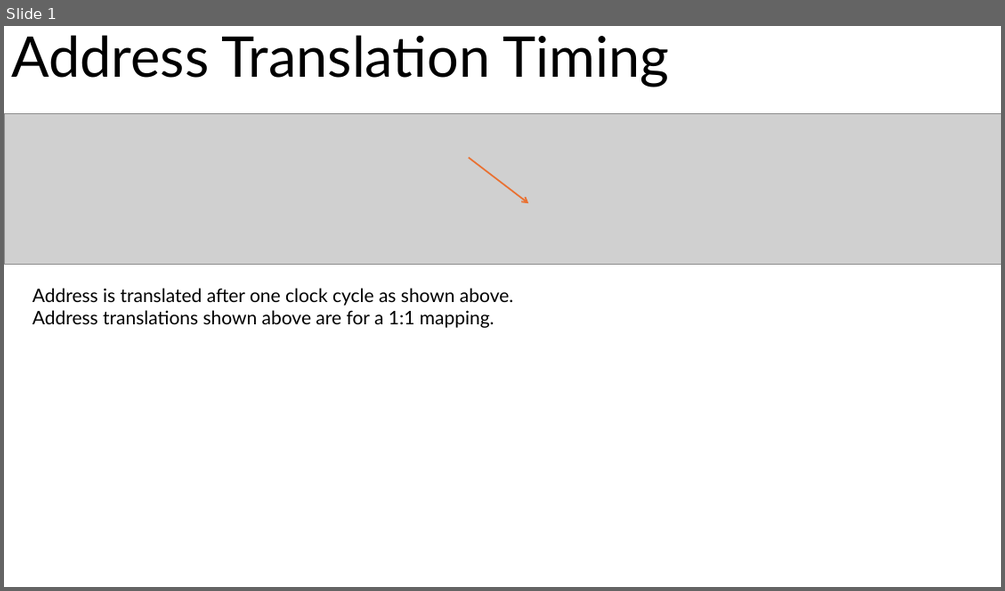
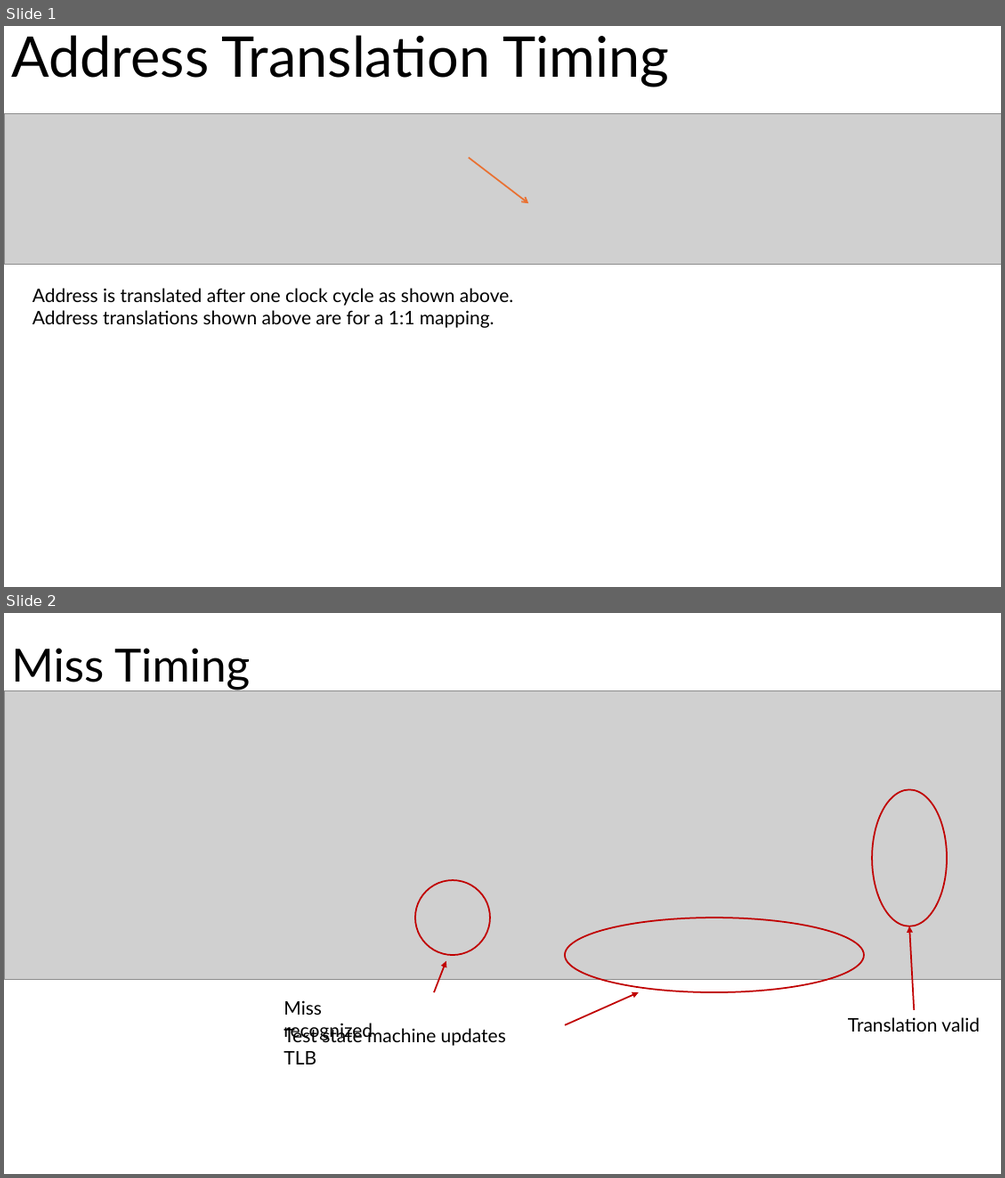
Before and after one commit to robfinch/Memory-Cores, a slide deck: tlb/doc/TLB.pptx. Shown one above the other, each under a label of ours: slide 1 before the commit, slides 1 and 2 after it. The pictures are 1005x591 and 1005x1178 pixels, drawn with LibreOffice and Linux fonts; fonts in the diff are those of the drawing; grey boxes stand for pictures. Boxes give left, top, right and bottom in pixels: in the first picture for what was removed or moved away, otherwise in the second. Text is boxed around its words. In the diff, an @@ line names an element or a change of style, - is before the commit and + after.

```diff
--- a/tlb/doc/TLB.pptx
+++ b/tlb/doc/TLB.pptx
@@ slide 2 added at (4,613,1001,1174), background #FFFFFF @@
@@ title added at (11,648,250,690), 44 pt, text #000000 @@
+Miss Timing
@@ picture added at (4,691,1001,981) @@
@@ ellipse added at (872,789,947,926), outline #C00000 1.5 pt @@
@@ ellipse added at (415,880,490,955), outline #C00000 1.5 pt @@
@@ ellipse added at (565,917,864,992), outline #C00000 1.5 pt @@
@@ arrow added from (914, 1010) to (909, 926), #C00000 1.5 pt @@
@@ arrow added from (434, 992) to (446, 961), #C00000 1.5 pt @@
@@ text added at (283,1000,372,1041), 18 pt, text #000000 @@
+Miss recognized
@@ arrow added from (565, 1025) to (639, 992), #C00000 1.5 pt @@
@@ text added at (283,1026,506,1064), 18 pt, text #000000 @@
+Test state machine updates TLB
@@ text added at (848,1017,979,1031), 18 pt, text #000000 @@
+Translation valid
```
Also in this commit, not shown: 4 other files.
